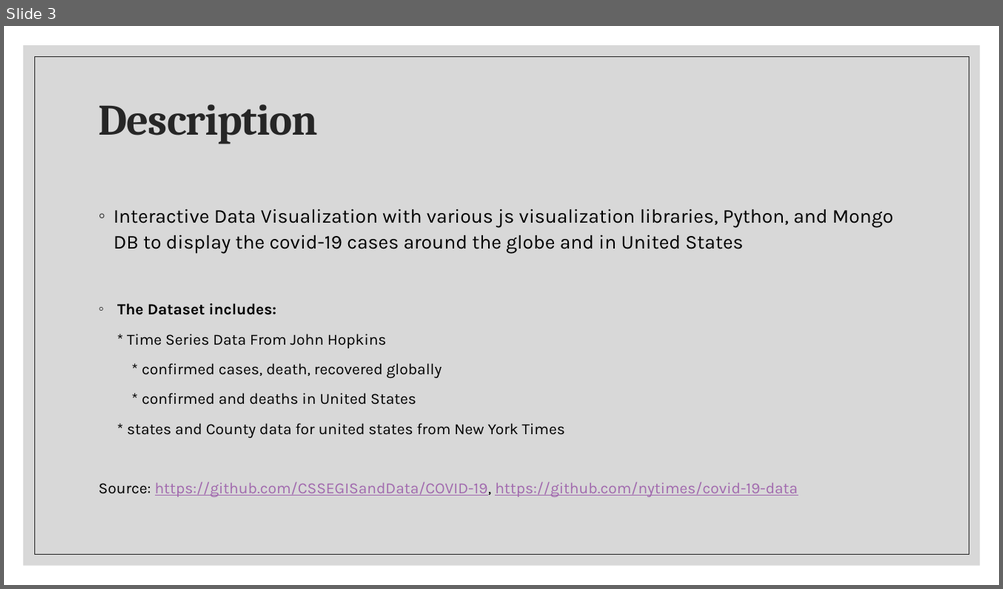
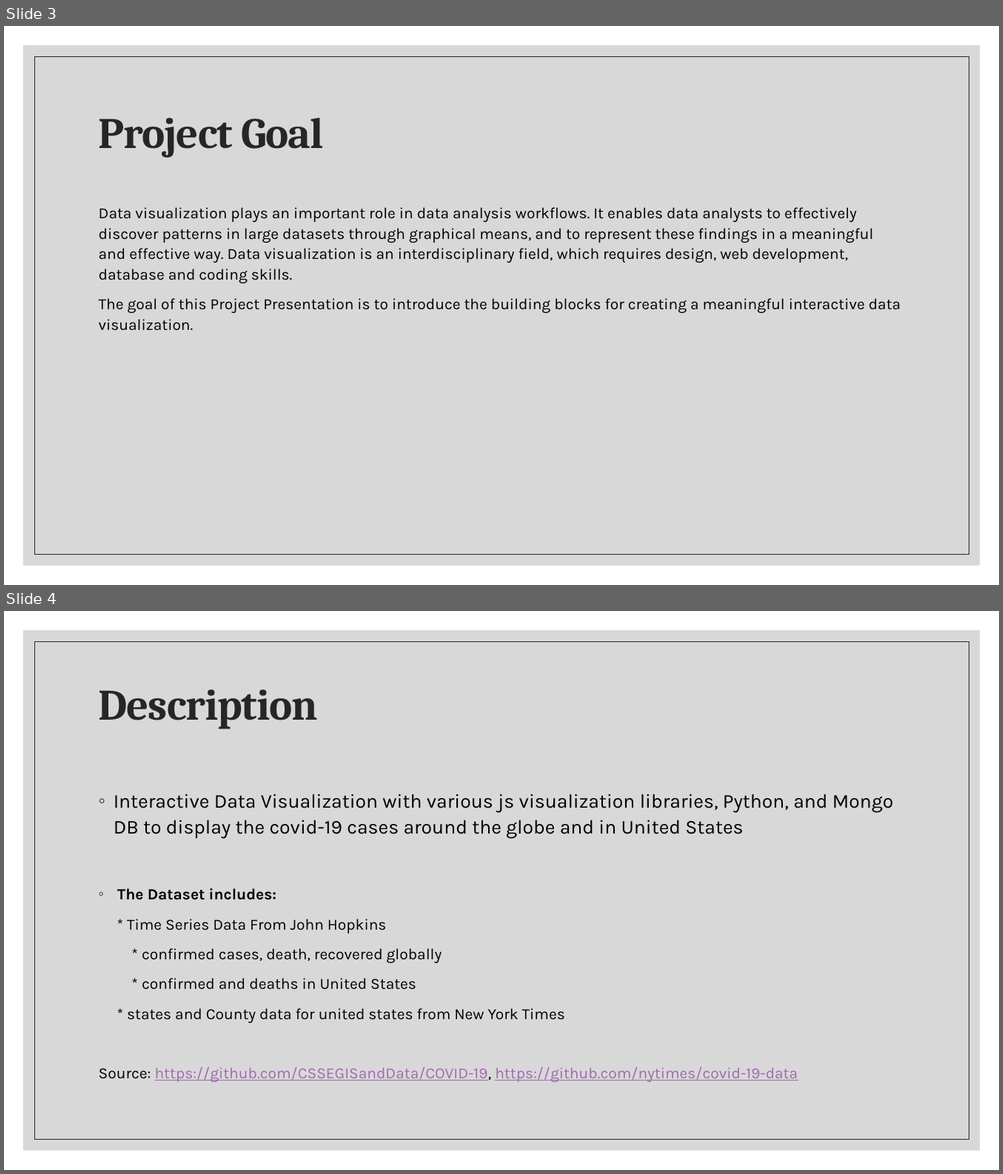
Before and after one commit to alexisperumal/covid-19, a slide deck: Presentation/Project 1 Presentation.pptx. Shown one above the other, each under a label of ours: slide 3 before the commit, slides 3 and 4 after it. The pictures are 1003x589 and 1003x1174 pixels, drawn with LibreOffice and Linux fonts; fonts in the diff are those of the drawing. Boxes give left, top, right and bottom in pixels: in the first picture for what was removed or moved away, otherwise in the second. Text is boxed around its words. In the diff, an @@ line names an element or a change of style, - is before the commit and + after.

```diff
--- a/Presentation/Project 1 Presentation.pptx
+++ b/Presentation/Project 1 Presentation.pptx
@@ slide 3 added at <box>4,26,999,585</box>, background #FFFFFF; not listed: 2 template elements that a slide beside it also shows @@
@@ title added at <box>99,118,324,158</box>, 42 pt, text #262626, bold @@
+Project Goal
@@ text added at <box>99,207,900,331</box>, 15 pt, text #000000 @@
+Data visualization plays an important role in data analysis workflows. It enables data analysts to effectively discover patterns in large datasets through graphical means, and to represent these findings in a meaningful and effective way. Data visualization is an interdisciplinary field, which requires design, web development, database and coding skills.
+The goal of this Project Presentation is to introduce the building blocks for creating a meaningful interactive data visualization.
@@ what was slide 3 is now slide 4 @@
```
Also in this commit, not shown: 2 slides changed, 1 other file.
